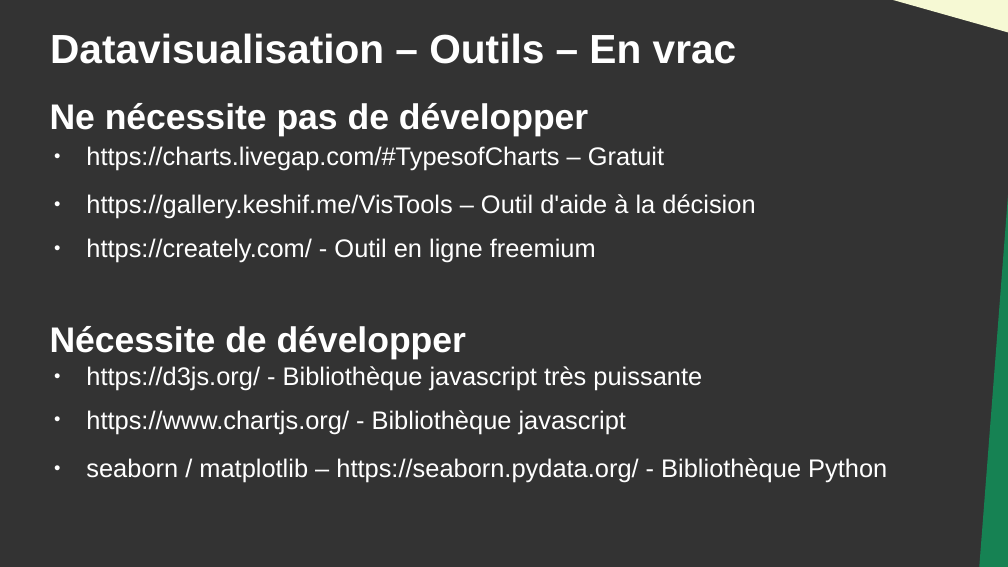
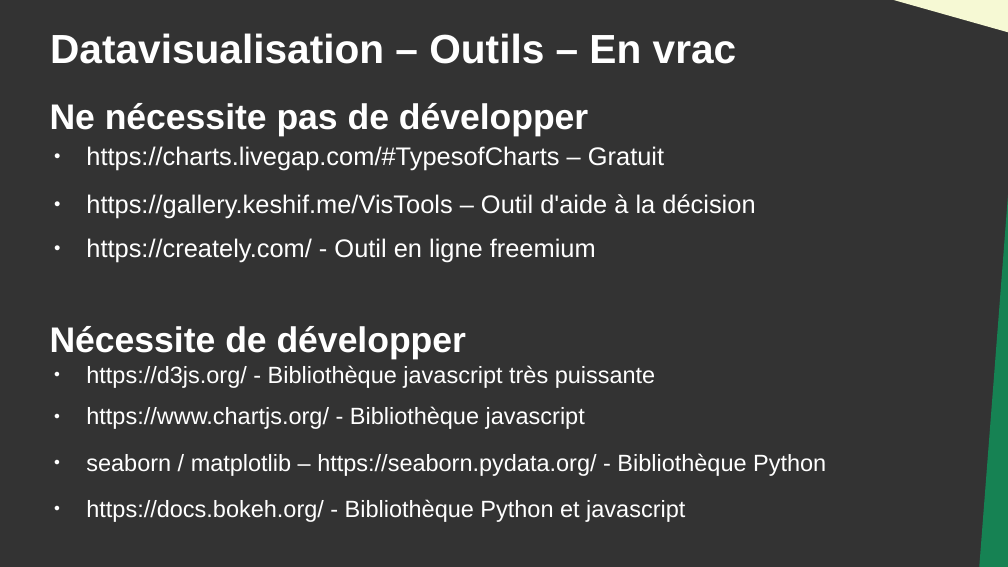
Before and after one commit to DanYellow/cours, a slide deck: slide 28 of data-journalisme-s4/travaux-pratiques/numero-4/presentation.odp (slide 26 before the commit). Drawn at 1008x567 pixels with LibreOffice and Linux fonts; fonts in the diff are those of the drawing. Boxes give left, top, right and bottom in pixels: in the first picture for what was removed or moved away, otherwise in the second. Text is boxed around its words. In the diff, an @@ line names an element or a change of style, - is before the commit and + after.

```diff
--- a/data-journalisme-s4/travaux-pratiques/numero-4/presentation.odp
+++ b/data-journalisme-s4/travaux-pratiques/numero-4/presentation.odp
@@ text at (86, 365, 826, 476): size 20 to 18.5 pt in "https://d3js.org/ - Bibliothèque javascript très puissante", "https://www.chartjs.org/ - Bibliothèque javascript", "seaborn / matplotlib – https://seaborn.pydata.org/ - Bibliot ..." @@
@@ text at (86, 499, 685, 522): paragraph added @@
+● https://docs.bokeh.org/ - Bibliothèque Python et javascript
```
Also in this commit, not shown: 10 other slides changed, 3 slides added, 1 slide removed, 8 other files.
